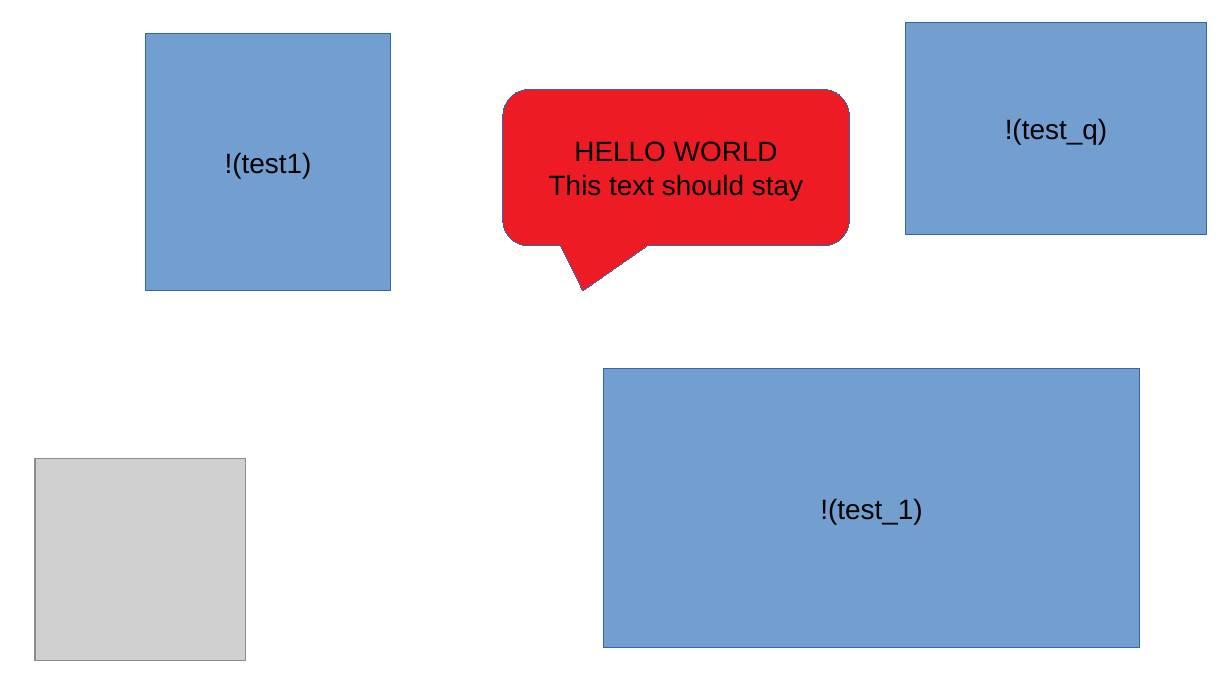
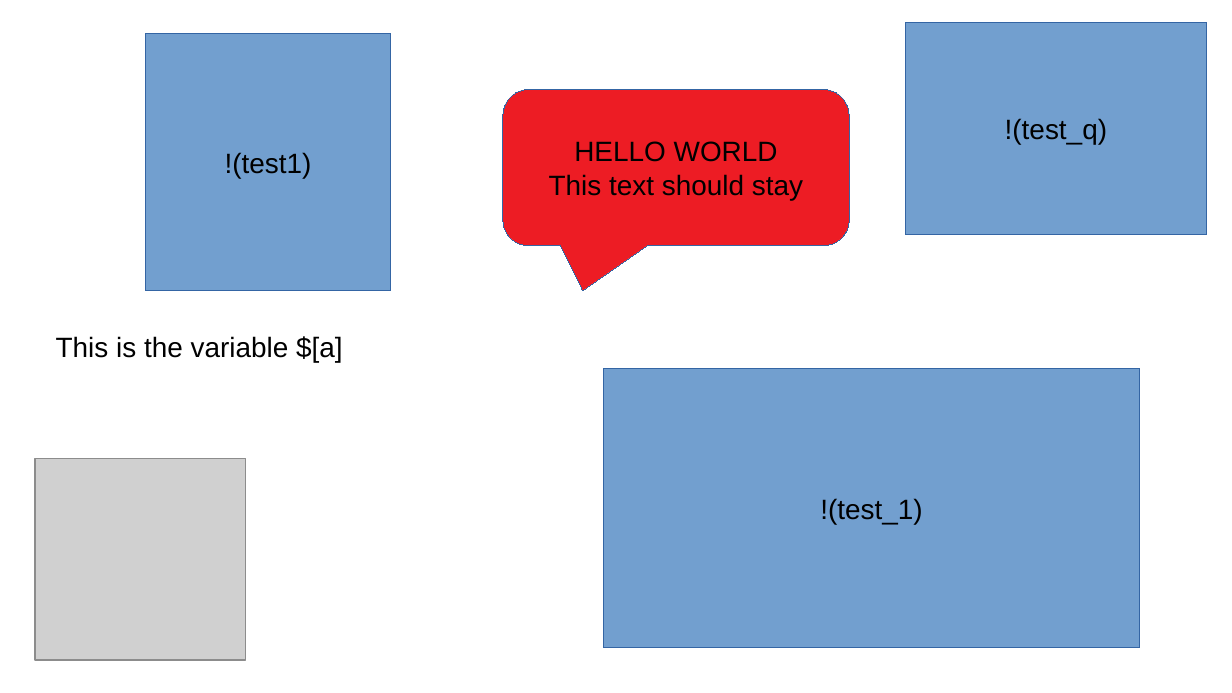
Before and after one commit to davidzqhuang/autoreporter, a slide deck: slide 1 of examples/basic/test.pptx. Drawn at 1232x693 pixels with LibreOffice and Linux fonts; fonts in the diff are those of the drawing; grey boxes stand for pictures. Boxes give left, top, right and bottom in pixels: in the first picture for what was removed or moved away, otherwise in the second. Text is boxed around its words. In the diff, an @@ line names an element or a change of style, - is before the commit and + after.

Commit message:
text variable substitution

```diff
--- a/examples/basic/test.pptx
+++ b/examples/basic/test.pptx
@@ text added at box(56, 336, 343, 362), 18 pt, text #000000 @@
+This is the variable $[a]
```
Also in this commit, not shown: 4 other files.
